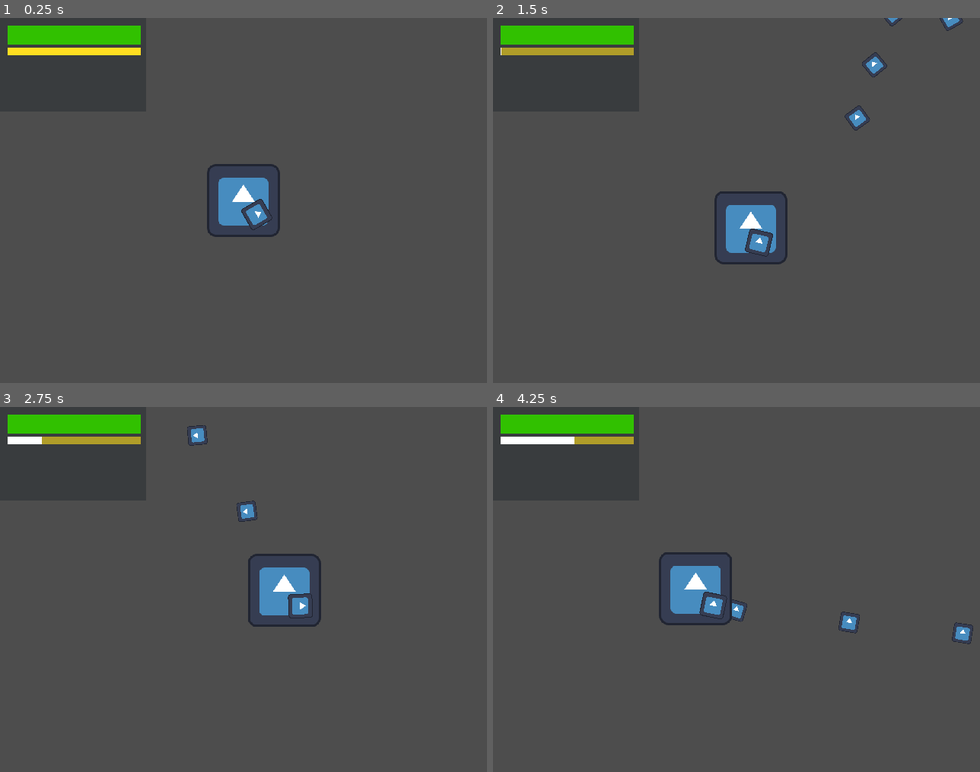
Above: before the commit, frames 1-4 (two rows, left to right).
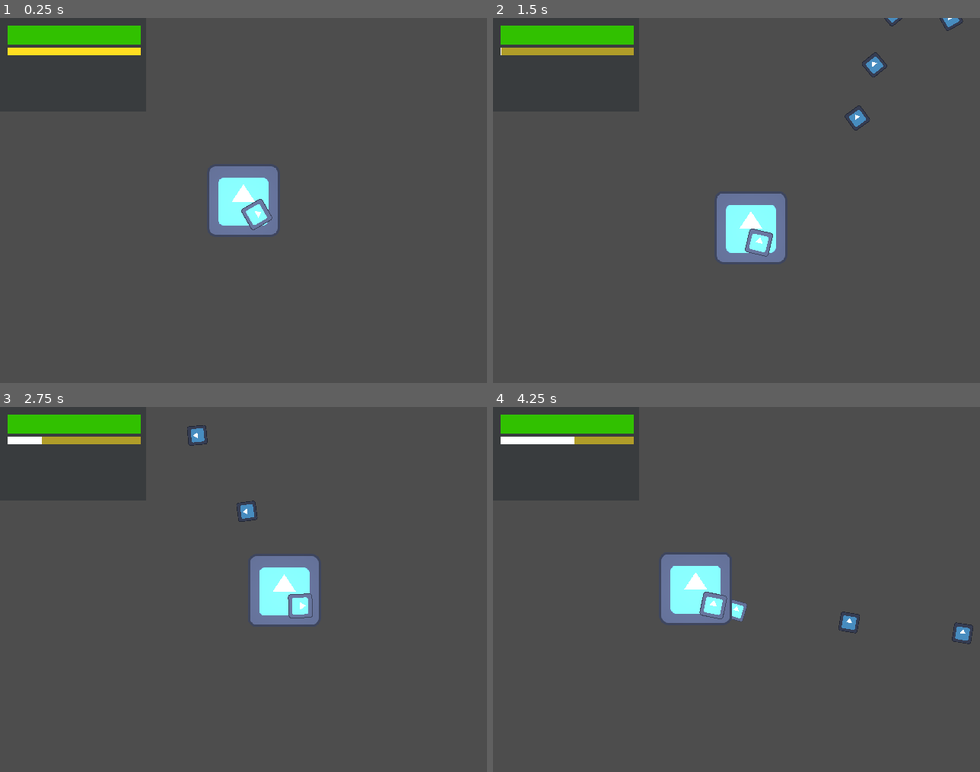
Above: after the commit, the same moments.

Repository: kevinfiddick/kill-switch
Game: Godot game, scene res://scenes/Main.tscn
Same seed, same stepped clock (60 frames per second), same inputs: the game is played once before the commit and once after it. The engine's default icon, where the game draws it, is replaced by a stand-in: a white triangle on a blue panel in a dark square.
Inputs (mouse positions are in pixels of both pictures, inside the frame that each line leads up to):
- Up to frame 1 (0.25 s): no input
- Up to frame 2 (1.5 s): tap Enter at 0.5 s; move the mouse to (843, 182) at 0.52 s; press the mouse at (843, 182) at 0.53 s; hold D (right) 0.53-1.28 s; move the mouse to (639, 218) at 1.27 s; release the mouse at (639, 218) at 1.28 s; hold Down (down) from 1.28 s (still down); right-click (639, 218) at 1.35 s
- Up to frame 3 (2.75 s): move the mouse to (292, 509) at 2.02 s; release Down (down) at 2.03 s; press the mouse at (292, 509) at 2.03 s; hold D (right) from 2.03 s (still down)
- Up to frame 4 (4.25 s): move the mouse to (712, 662) at 2.77 s; release D (right) at 2.78 s; release the mouse at (712, 662) at 2.78 s; hold Up (up) 2.78-3.53 s; right-click (712, 662) at 2.85 s; move the mouse to (882, 644) at 3.52 s; press the mouse at (882, 644) at 3.53 s; hold Left (left) from 3.53 s (still down)

The runs differ from the first frame. In frame 1, 2.8% of the frame differs, in the area x 42-58%, y 40-60%; in frame 2, 2.8%; in frame 3, 2.8%; in frame 4, 3.0%, in the area x 34-53%, y 39-60%.

Commit message:
Add lighting

Diff:
--- /dev/null
+++ b/GradientLighting.tres
@@ -0,0 +1,11 @@
+[gd_resource type="GradientTexture2D" load_steps=2 format=3 uid="uid://dg3p4mql38kox"]
+
+[sub_resource type="Gradient" id="Gradient_r6pnm"]
+offsets = PackedFloat32Array(0, 0.746753, 1)
+colors = PackedColorArray(1, 1, 1, 1, 1, 1, 1, 0.843137, 1, 1, 1, 0)
+
+[resource]
+gradient = SubResource("Gradient_r6pnm")
+fill = 1
+fill_from = Vector2(0.490826, 0.518349)
+fill_to = Vector2(0.779817, 0.261468)
--- a/scenes/Player.tscn
+++ b/scenes/Player.tscn
@@ -8,6 +8,16 @@
 
 [sub_resource type="CircleShape2D" id="CircleShape2D_yq888"]
 radius = 100.0
+
+[sub_resource type="Gradient" id="Gradient_r6pnm"]
+offsets = PackedFloat32Array(0, 0.746753, 1)
+colors = PackedColorArray(1, 1, 1, 1, 1, 1, 1, 0.843137, 1, 1, 1, 0)
+
+[sub_resource type="GradientTexture2D" id="GradientTexture2D_0t6mu"]
+gradient = SubResource("Gradient_r6pnm")
+fill = 1
+fill_from = Vector2(0.490826, 0.518349)
+fill_to = Vector2(0.779817, 0.261468)
 
 [node name="Player" type="CharacterBody2D"]
 z_index = 1
@@ -34,4 +44,8 @@
 [node name="InvincibilityCD" type="Timer" parent="."]
 one_shot = true
 
+[node name="PointLight2D" type="PointLight2D" parent="."]
+scale = Vector2(8.4375, 8.0625)
+texture = SubResource("GradientTexture2D_0t6mu")
+
 [connection signal="grenade_thrown" from="GrenadeController" to="HUD" method="_on_grenade_controller_grenade_thrown"]
--- a/scenes/TestLevel.tscn
+++ b/scenes/TestLevel.tscn
@@ -228,3 +228,6 @@
 [node name="EnemyLamp" parent="." node_paths=PackedStringArray("player_reference") instance=ExtResource("3_tf5gl")]
 position = Vector2(490, 100)
 player_reference = NodePath("../Player")
+
+[node name="CanvasModulate" type="CanvasModulate" parent="."]
+color = Color(0, 0, 0, 1)
--- a/scripts/Hud.gd
+++ b/scripts/Hud.gd
@@ -8,7 +8,6 @@
 
 func _process(delta: float) -> void:
 	if !grenade_cd_timer.is_stopped():
-		print(grenade_cd_timer.time_left)
 		grenade_cd.scale.x = 1 - (grenade_cd_timer.time_left / (300 / 60))
 		if grenade_cd.get_color() != Color("#FFFFFF"):
 			grenade_cd.set_color("#FFFFFF")
Not shown: 1 places in scenes/Player.tscn that only renumber resources
